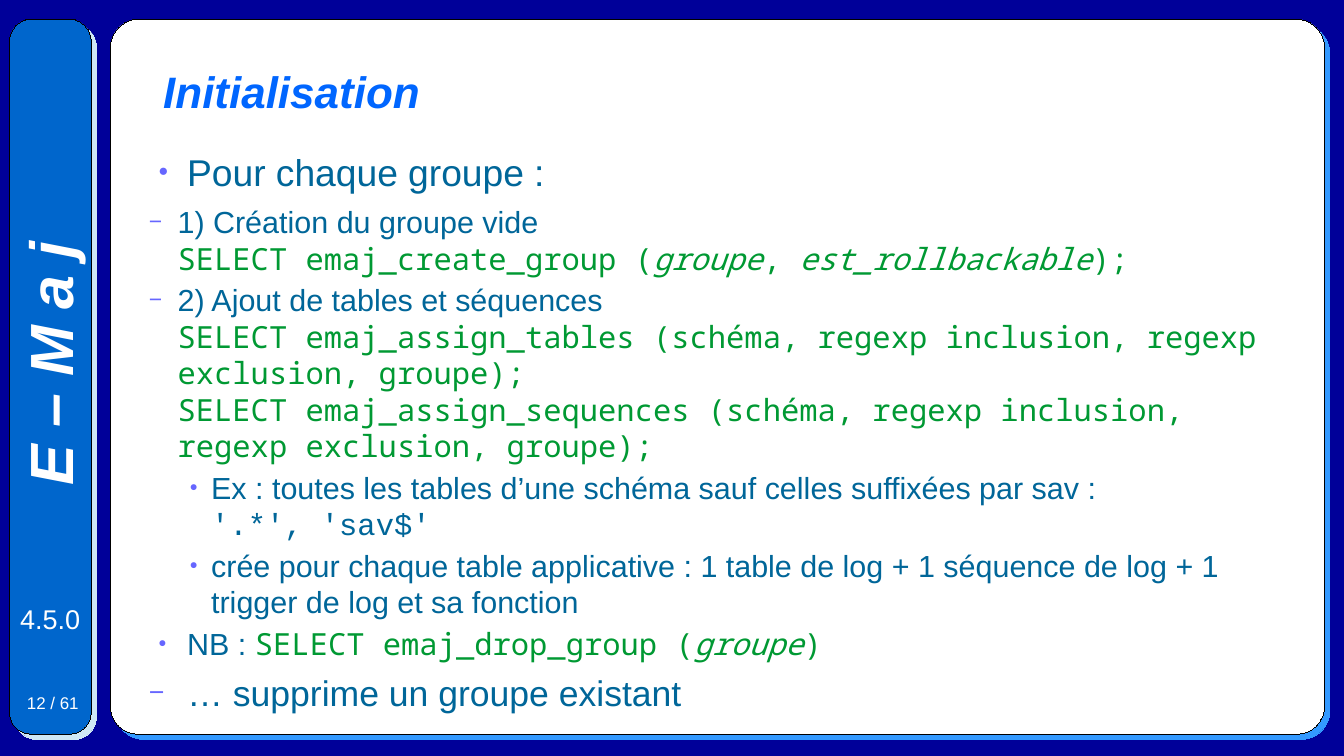
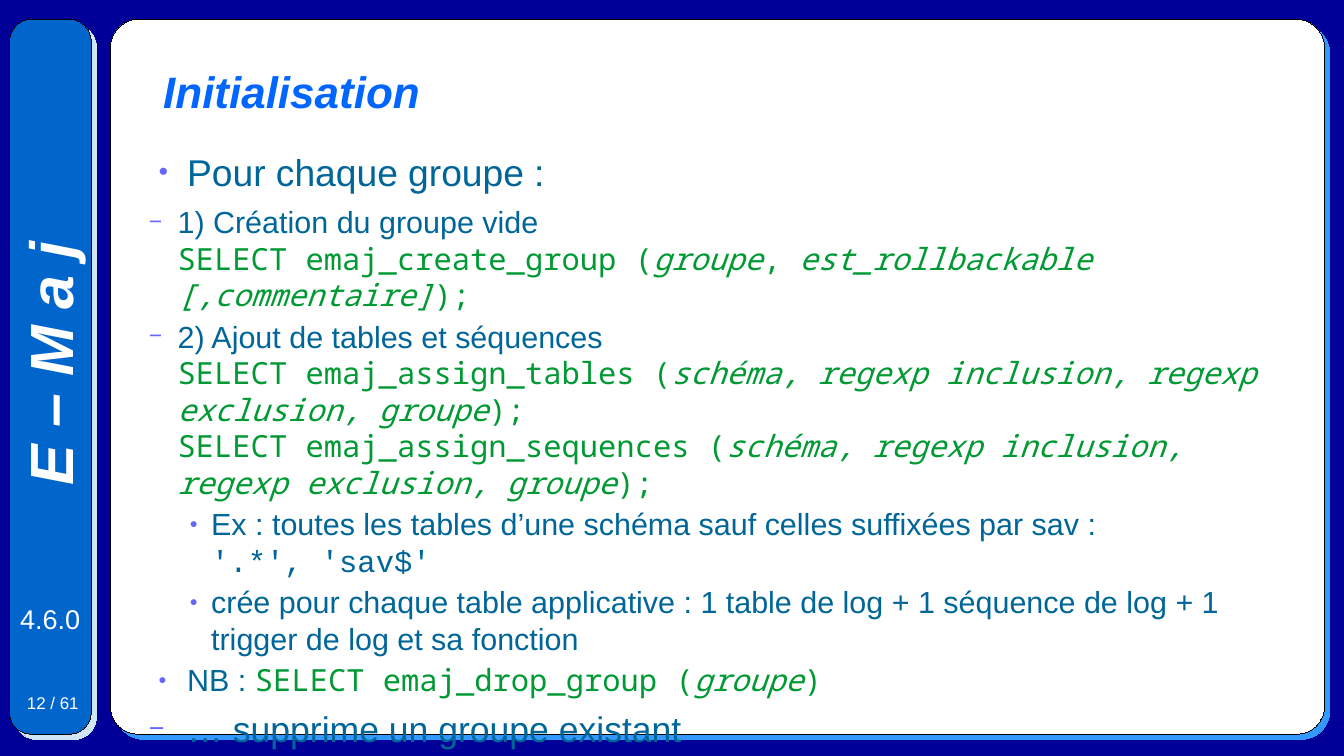
Before and after one commit to beaud76/emaj_doc, a slide deck: slide 12 of Emaj.devel_pres_fr.odp. Drawn at 1344x756 pixels with LibreOffice and Linux fonts; fonts in the diff are those of the drawing. Boxes give left, top, right and bottom in pixels: in the first picture for what was removed or moved away, otherwise in the second. Text is boxed around its words. In the diff, an @@ line names an element or a change of style, - is before the commit and + after.

```diff
--- a/Emaj.devel_pres_fr.odp
+++ b/Emaj.devel_pres_fr.odp
@@ text at (x1=178, y1=210, x2=1092, y2=311): text changed @@
-  − 1) Création du groupe vide
-    SELECT emaj_create_group (groupe, est_rollbackable);
+  − 1) Création du groupe vide
+    SELECT emaj_create_group (groupe, est_rollbackable [,commentaire]);
@@ text at (x1=178, y1=325, x2=1257, y2=502): italic on in "(schéma, regexp inclusion, regexp exclusion, groupe); (schém ..." @@
@@ text at (x1=20, y1=610, x2=80, y2=630): text changed @@
-4.5.0
+4.6.0
```
Also in this commit, not shown: 59 other slides changed, 34 other files.
